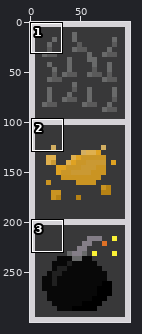
A sprite sheet gets an edit: YouveBeenAudited/Content/inventory.png. Above, an overview of the earlier version with the close-up marked.
Close-up. As it was:
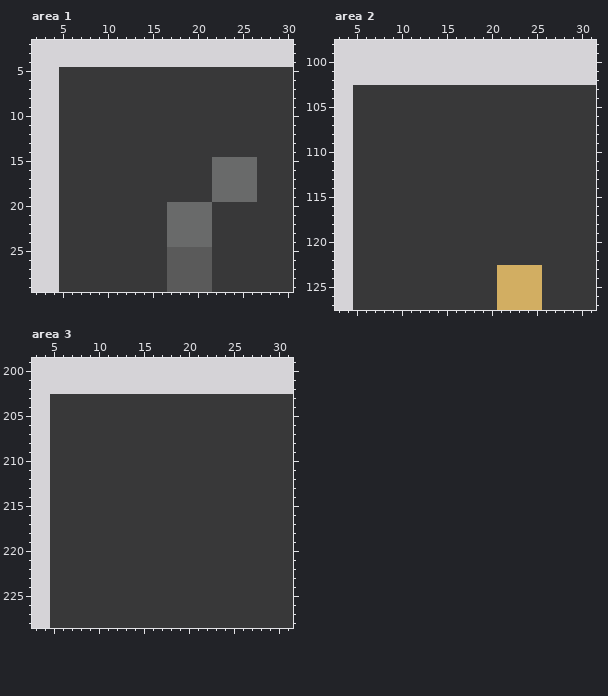
The file is 100x300 pixels. Shown: area 1: x 2..30, y 2..29; area 2: x 3..31, y 98..127; area 3: x 3..31, y 199..228.
The result:
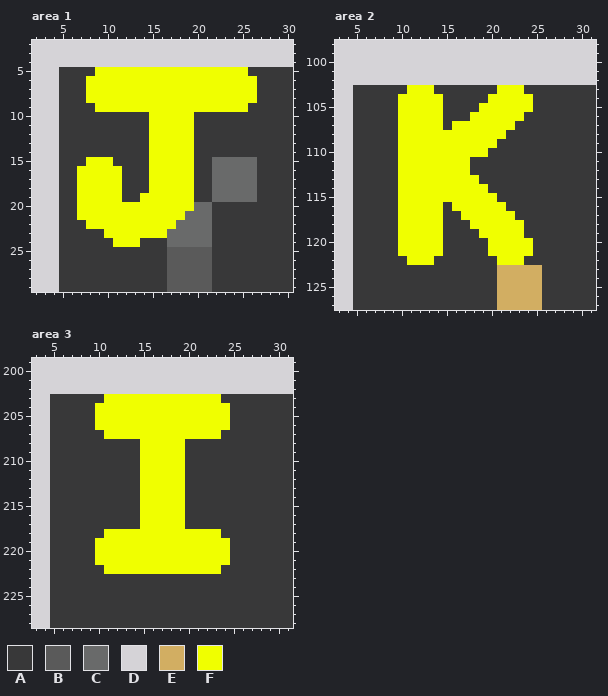
Palette (. is transparent): A #383839  B #5a5a5a  C #696a6a  D #d5d3d7  E #d2ae62  F #f0ff00
Diff:
Area 1:
Colour F replaces colour A in row 5 at x 9 to 25; in rows 6 to 8 at x 8 to 26; in row 9 at x 9 to 25; in rows 10 to 14 at x 15 to 19; in row 15 at x 8 to 10 and 15 to 19; in rows 16 to 18 at x 7 to 11 and 15 to 19.
Colour F replaces colour A in row 19 at x 7 to 11 and 14 to 19; in rows 20 to 21 at x 7 to 16; in row 22 at x 8 to 16; in row 23 at x 10 to 16; in row 24 at x 11 to 13.
Colour F replaces colour C in row 20 at x 17 to 19; in row 21 at x 17 to 18; in row 22 at x 17.
Area 2:
Colour F replaces colour A in row 103 at x 11 to 13 and 21 to 23; in row 104 at x 10 to 14 and 20 to 24; in row 105 at x 10 to 14 and 19 to 24; in row 106 at x 10 to 14 and 18 to 23; in row 107 at x 10 to 14 and 16 to 22; in row 108 at x 10 to 21.
Colour F replaces colour A in row 109 at x 10 to 20; in row 110 at x 10 to 19; in rows 111 to 112 at x 10 to 17; in row 113 at x 10 to 18; in row 114 at x 10 to 19; in row 115 at x 10 to 20.
Colour F replaces colour A in row 116 at x 10 to 14 and 16 to 21; in row 117 at x 10 to 14 and 17 to 22; in row 118 at x 10 to 14 and 18 to 23; in row 119 at x 10 to 14 and 19 to 23; in rows 120 to 121 at x 10 to 14 and 20 to 24; in row 122 at x 11 to 13 and 21 to 23.
Area 3:
Colour F replaces colour A in row 203 at x 11 to 23; in rows 204 to 206 at x 10 to 24; in row 207 at x 11 to 23; in rows 208 to 217 at x 15 to 19; in row 218 at x 11 to 23; in rows 219 to 221 at x 10 to 24.
Colour F replaces colour A in row 222 at x 11 to 23.
Changed places in both close-ups, as pixel boxes (x1, y1, x2, y2):
changed: (77, 67, 257, 247)
changed: (398, 85, 533, 265)
changed: (95, 394, 230, 574)
